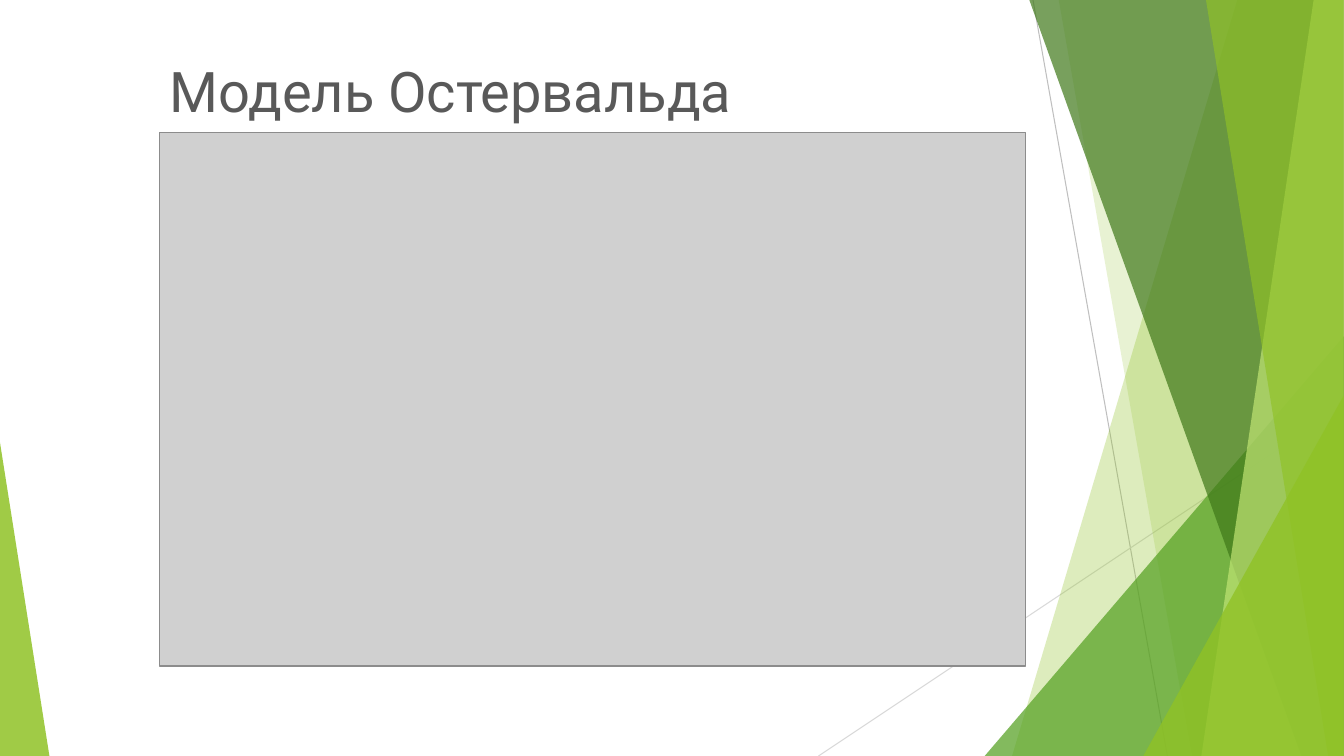
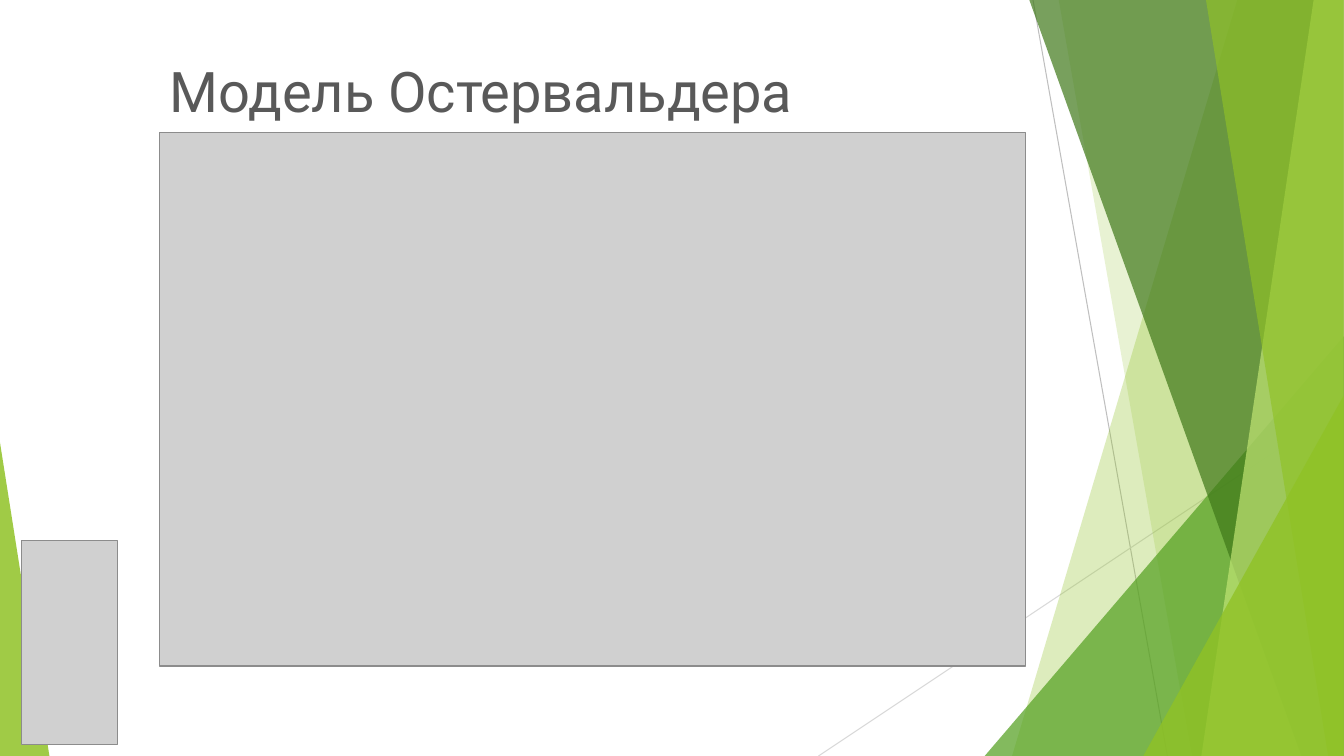
Before and after one commit to zlatopyst/DESING, a slide deck: slide 5 of doc/ProjectBot.pptx. Drawn at 1344x756 pixels with LibreOffice and Linux fonts; fonts in the diff are those of the drawing; grey boxes stand for pictures; background and template pictures are left out. Boxes give left, top, right and bottom in pixels: in the first picture for what was removed or moved away, otherwise in the second. Text is boxed around its words. In the diff, an @@ line names an element or a change of style, - is before the commit and + after.

```diff
--- a/doc/ProjectBot.pptx
+++ b/doc/ProjectBot.pptx
@@ title at (170,71,792,124): text changed @@
-Модель Остервальда
+Модель Остервальдера
@@ picture added at (21,540,117,745) @@
```
Also in this commit, not shown: 11 other slides changed.
